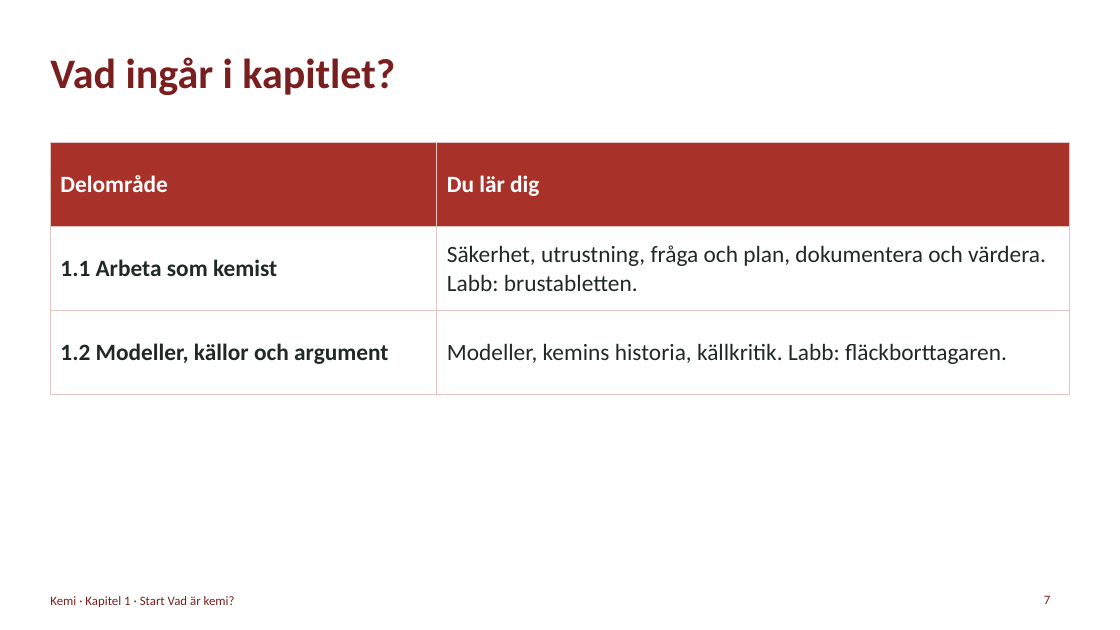
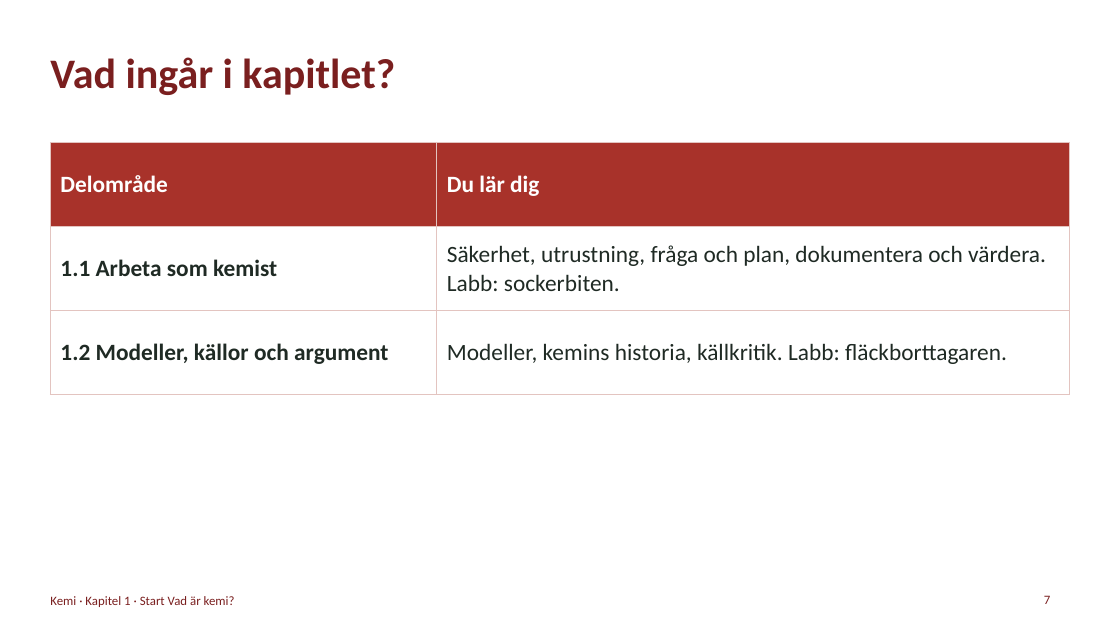
Before and after one commit to sweviktor95/pluggis, a slide deck: slide 7 of planering/kemi-omrade1/kemi-1-kemi-som-vetenskap.pptx. Drawn at 1120x630 pixels with LibreOffice and Linux fonts; fonts in the diff are those of the drawing. Boxes give left, top, right and bottom in pixels: in the first picture for what was removed or moved away, otherwise in the second. Text is boxed around its words. In the diff, an @@ line names an element or a change of style, - is before the commit and + after.

```diff
--- a/planering/kemi-omrade1/kemi-1-kemi-som-vetenskap.pptx
+++ b/planering/kemi-omrade1/kemi-1-kemi-som-vetenskap.pptx
@@ table at (50, 143, 1070, 368) @@
-row 2, column 2: Säkerhet, utrustning, fråga och plan, dokumentera och värdera. Labb: brustabletten.
+row 2, column 2: Säkerhet, utrustning, fråga och plan, dokumentera och värdera. Labb: sockerbiten.
```
Also in this commit, not shown: 9 other slides changed, 40 other files.
